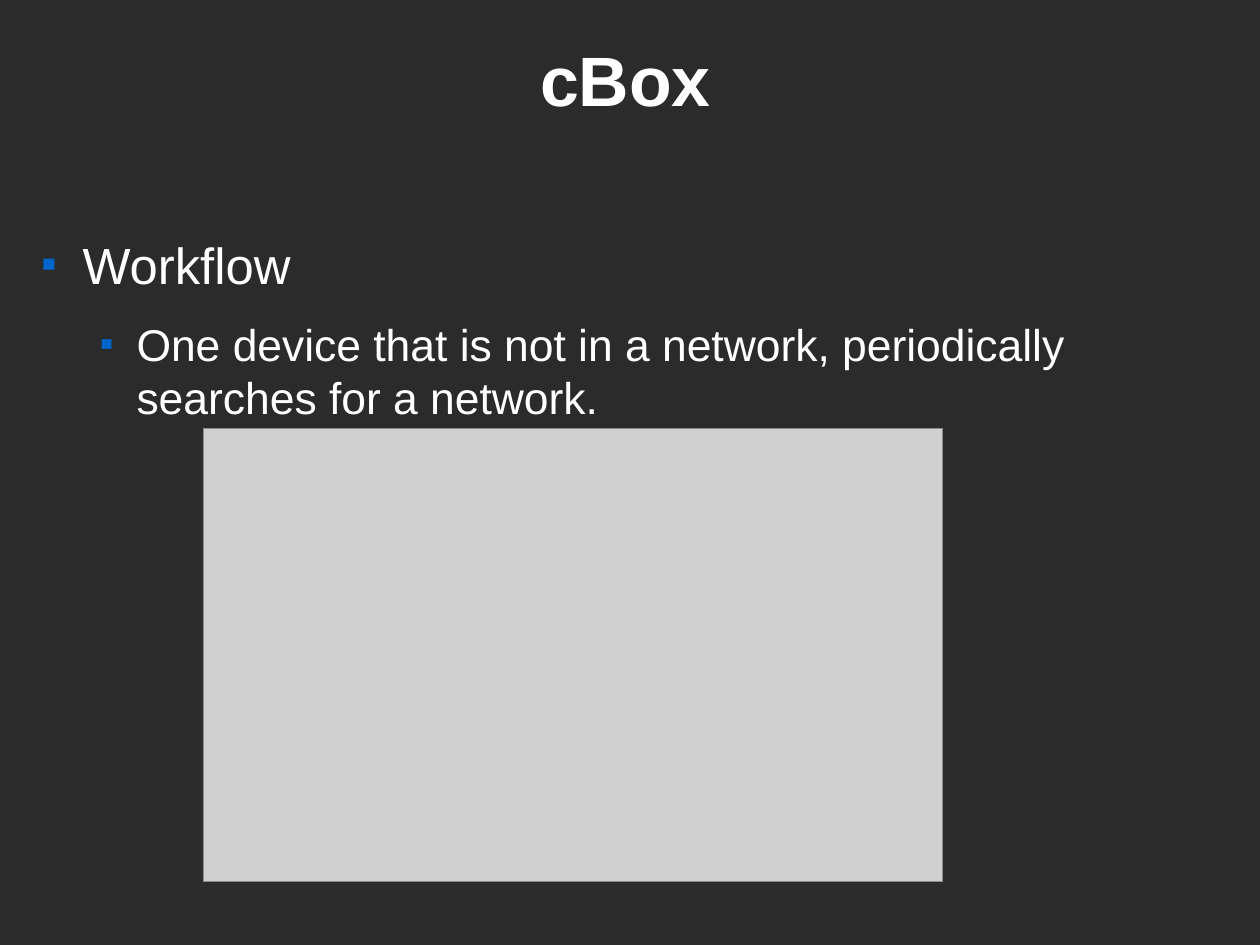
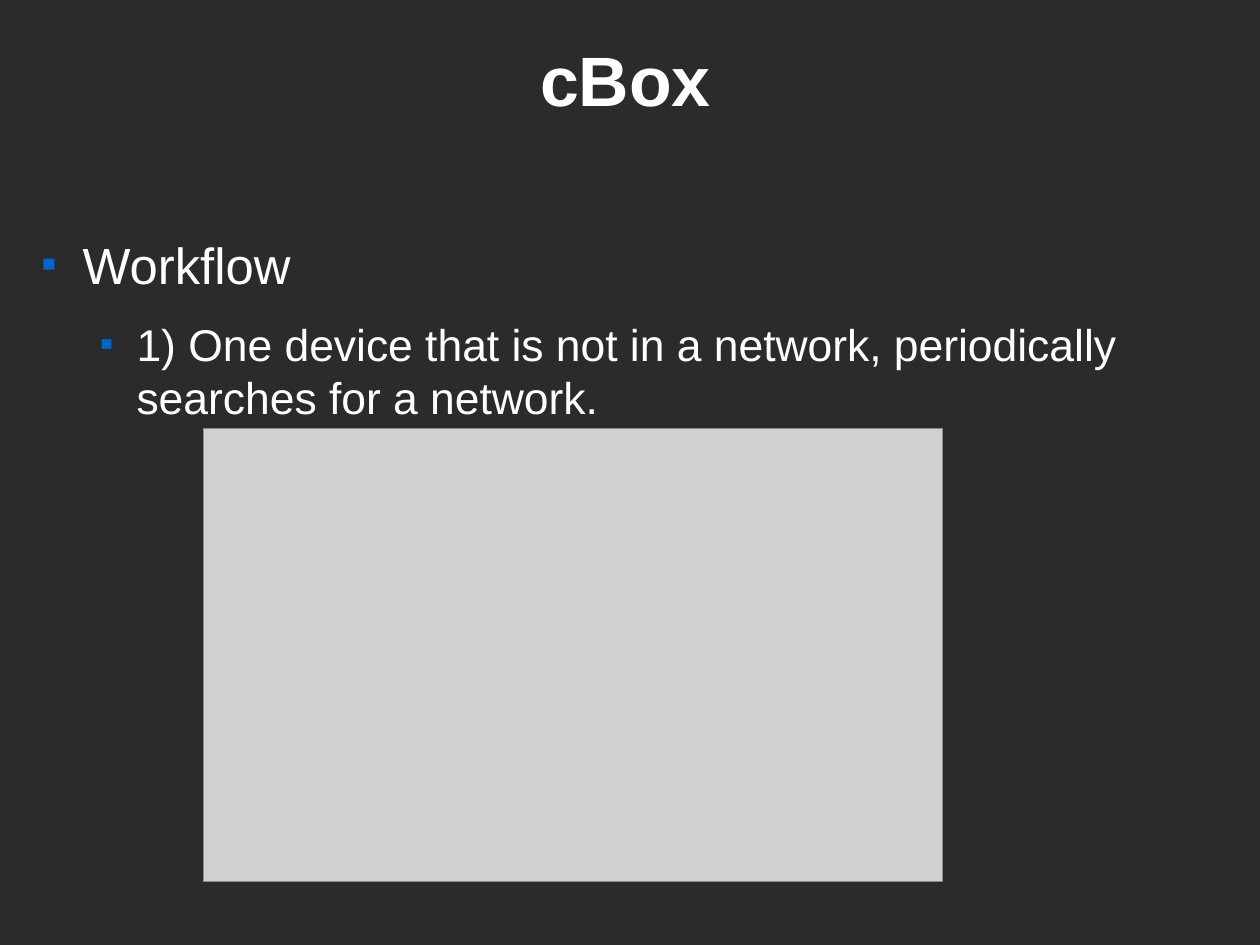
Before and after one commit to CEID-DS/cbox, a slide deck: slide 7 of doc/fosscomm/ZeroConf.odp. Drawn at 1260x945 pixels with LibreOffice and Linux fonts; fonts in the diff are those of the drawing; grey boxes stand for pictures; background and template pictures are left out; a plain dark background stands for a picture behind light text. Boxes give left, top, right and bottom in pixels: in the first picture for what was removed or moved away, otherwise in the second. Text is boxed around its words. In the diff, an @@ line names an element or a change of style, - is before the commit and + after.

```diff
--- a/doc/fosscomm/ZeroConf.odp
+++ b/doc/fosscomm/ZeroConf.odp
@@ text at (137,328,1116,415): text changed @@
-  ■ One device that is not in a network, periodically searches for a network.
+  ■ 1) One device that is not in a network, periodically searches for a network.
```
Also in this commit, not shown: 8 other slides changed, 2 other files.
